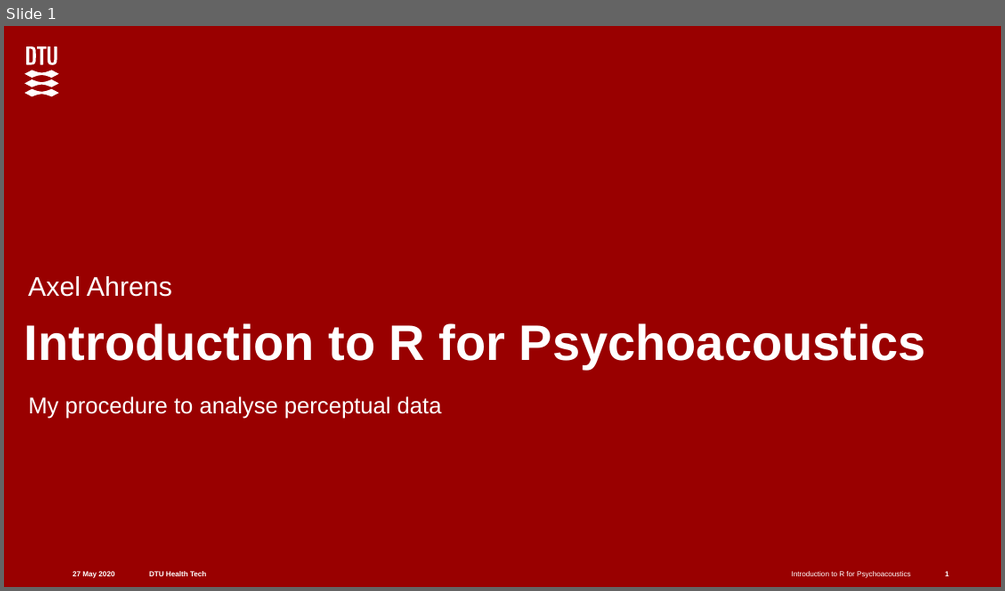
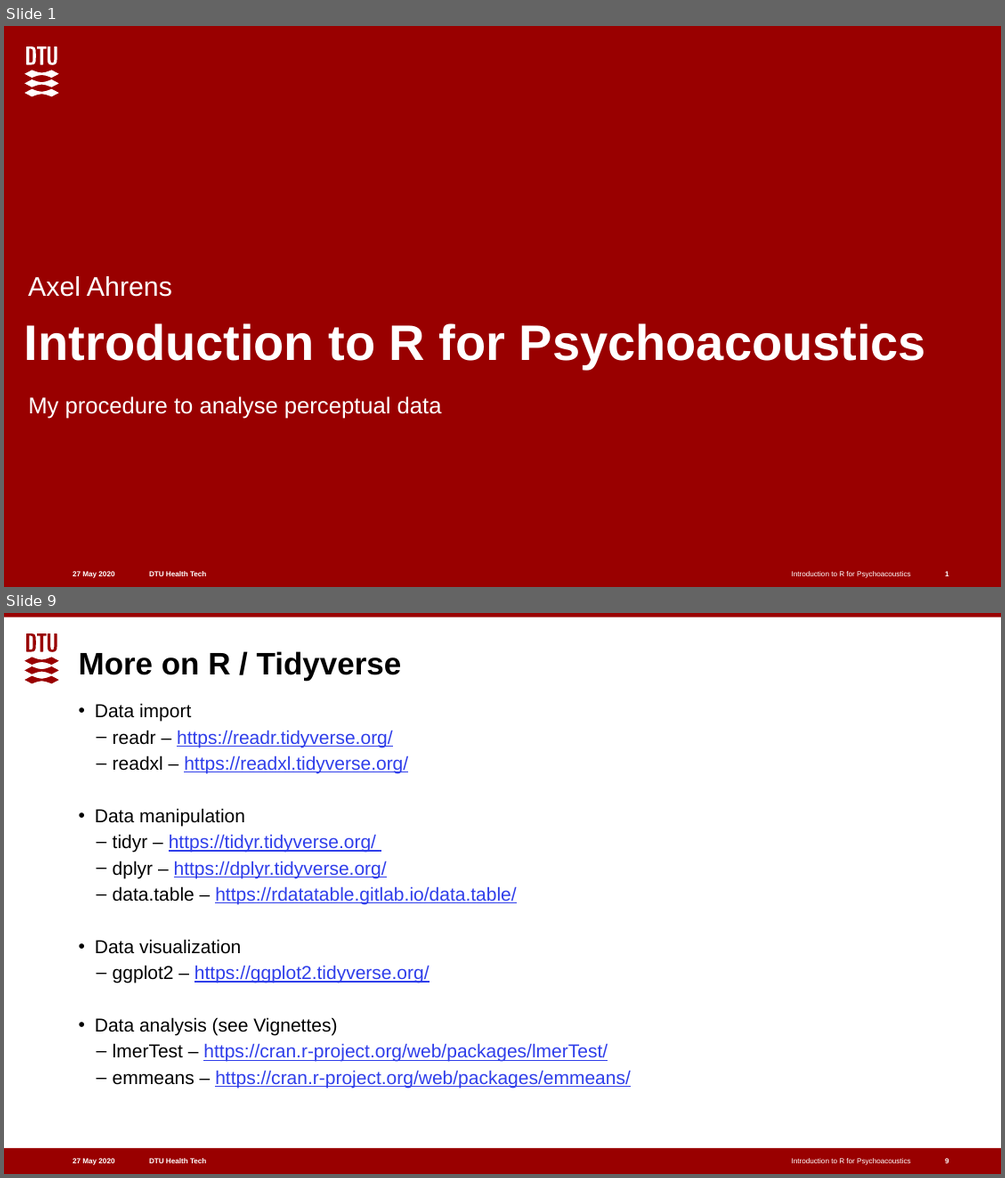
Before and after one commit to aahr/Intro-R-Psychoacoustics, a slide deck: introR4AuditoryScience.pptx. Shown one above the other, each under a label of ours: slide 1 before the commit, slides 1 and 9 after it; the slides between them are not shown. The pictures are 1005x591 and 1005x1178 pixels, drawn with LibreOffice and Linux fonts; fonts in the diff are those of the drawing. Boxes give left, top, right and bottom in pixels: in the first picture for what was removed or moved away, otherwise in the second. Text is boxed around its words. In the diff, an @@ line names an element or a change of style, - is before the commit and + after.

```diff
--- a/introR4AuditoryScience.pptx
+++ b/introR4AuditoryScience.pptx
@@ slide 9 added at [4,613,1001,1174], background #FFFFFF; not listed: 5 template elements that a slide beside it also shows @@
@@ freeform shape added at [25,634,59,684], fill #990000 @@
@@ title added at [79,651,402,681], 30 pt, text #000000, bold @@
+More on R / Tidyverse
@@ text added at [95,703,631,1087], 18 pt, text #2F3EEA, underline @@
+• Data import
+  – readr – https://readr.tidyverse.org/
+  – readxl – https://readxl.tidyverse.org/
+• Data manipulation
+  – tidyr – https://tidyr.tidyverse.org/
+  – dplyr – https://dplyr.tidyverse.org/
+  – data.table – https://rdatatable.gitlab.io/data.table/
+• Data visualization
+  – ggplot2 – https://ggplot2.tidyverse.org/
+• Data analysis (see Vignettes)
+  – lmerTest – https://cran.r-project.org/web/packages/lmerTest/
+  – emmeans – https://cran.r-project.org/web/packages/emmeans/
@@ page number added at [945,1157,949,1165], 7 pt, text #FFFFFF, bold @@
+9
```
Also in this commit, not shown: 7 slides changed, 5 other slides added, 1 slide removed.
